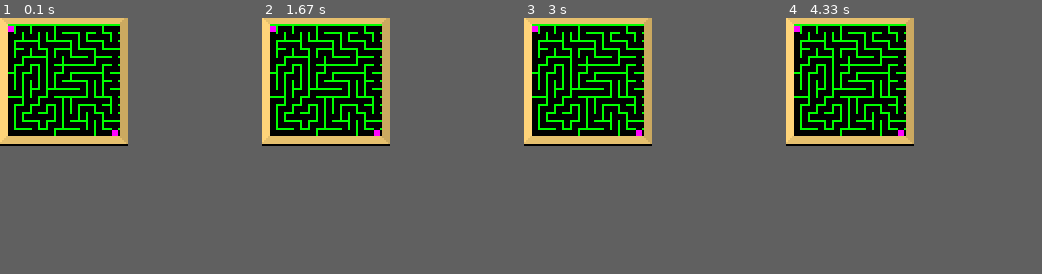
Above: before the commit, frames 1-4 (left to right).
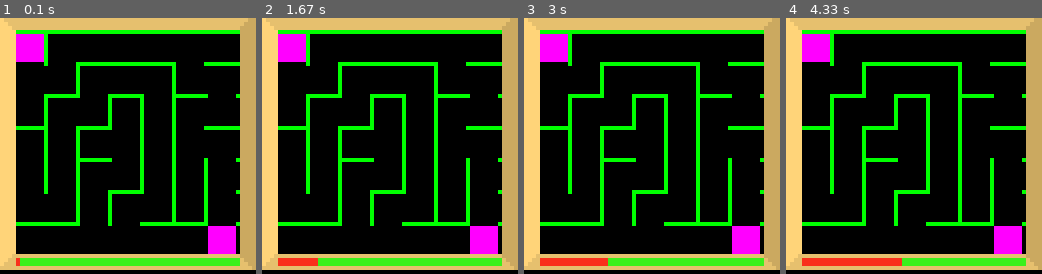
Above: after the commit, the same moments.

Repository: avivbeeri/GameJam
Game: pygame game, started from runme.py
The game is run twice, just before and just after one commit, with the same random seed, the same clock (stepped at 60 frames per second) and the same inputs. The source is Python 2; it was converted automatically to run under Python 3.
Inputs:
- Up to frame 1 (0.1 s): no input
- Up to frame 2 (1.67 s): no input
- Up to frame 3 (3 s): no input
- Up to frame 4 (4.33 s): no input
The window is 128x128 before the commit and 256x256 after it. Grey fills any space a smaller window leaves; there, only what the larger window draws over its background counts as a difference.

The runs differ from the first frame. In frame 1, 35% of the frame differs, in the area x 0-100%, y 0-99%; in frame 2, 35%; in frame 3, 35%; in frame 4, 35%.

Commit message:
Timer working!

Diff:
--- a/maze.py
+++ b/maze.py
@@ -7,7 +7,7 @@
 		self.state = "create"
 		self.mLayer = mazeLayer
 		self.mLayer.fill((0,0,0,0))
-		self.cellSize = 4
+		self.cellSize = 8
 		self.screenSize = 56
 		if (self.screenSize/float(self.cellSize)) != (self.screenSize/self.cellSize):
 			raise ArithmeticError("Screen size must be a multiple of cell size!")
@@ -101,14 +101,15 @@
 
 	def draw(self, screen):
 		if self.stepno == self.timeLayer.get_width():
-			return #In future we can do some function that kicks the user out.
+			print "You ran out of time!"
+			quit() #In future we can do some function that kicks the user out.
 
 		pygame.draw.rect(self.timeLayer, (0,255,0,191), Rect(0,0,self.timeLayer.get_width(), 2))
 		if datetime.datetime.now() > self.starttime + (self.period*self.stepno):
-			pygame.draw.rect(self.timeLayer, (255,0,0,191), Rect(0,0,self.stepno,2))
-			screen.blit(self.timeLayer, ((screen.get_height()-4), 4))
 			self.stepno += 1
 			print "Completed step " + str(self.stepno) + " of " + str(self.timeLayer.get_width())
+		pygame.draw.rect(self.timeLayer, (255,0,0,191), Rect(0,0,self.stepno,2))
+		screen.blit(self.timeLayer, (4,screen.get_height()-4))
 
 def mazeUpdate(screen, maze, mazeFrame, timer):
 	maze.update()
--- a/runme.py
+++ b/runme.py
@@ -21,7 +21,7 @@
 def main():
 	pygame.init()
 	screen = pygame.Surface((64, 64))
-	outputSize = (128, 128)
+	outputSize = (256,256)
 	display = pygame.display.set_mode(outputSize)
 	pygame.display.set_caption('Test')
 	pygame.mouse.set_visible(0)
